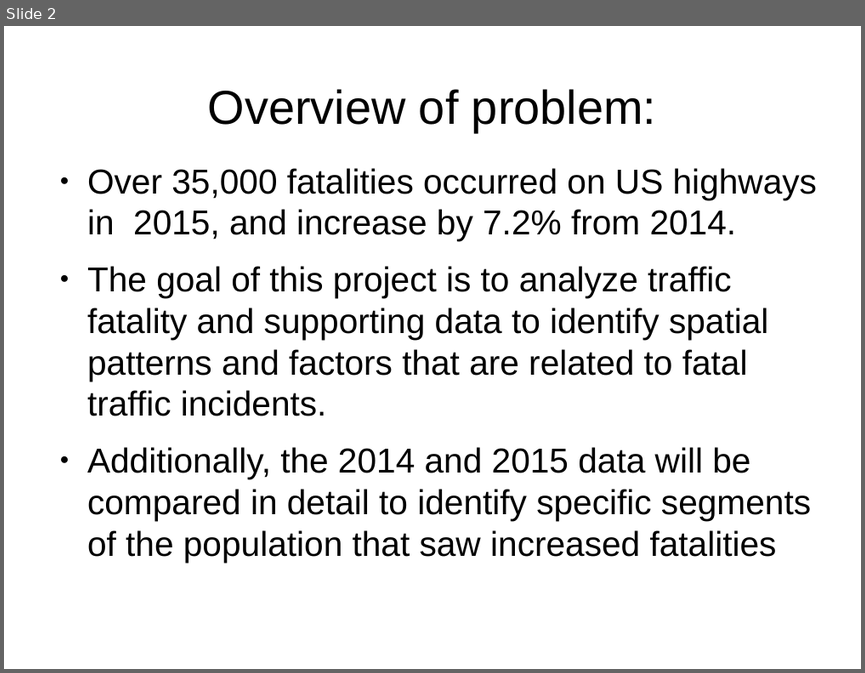
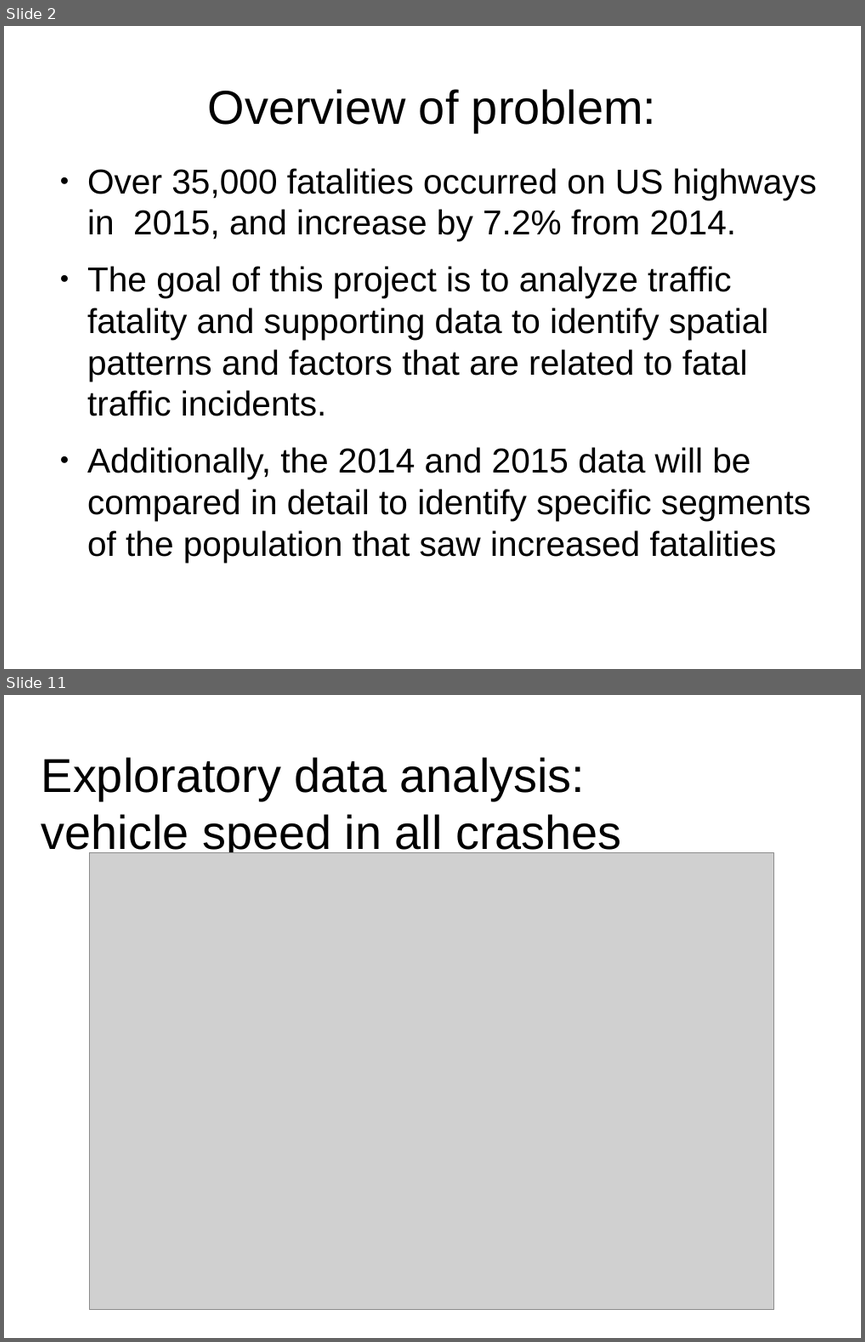
Before and after one commit to rlrognstad/springboard_capstone_1, a slide deck: capstone_I_update_20170725.odp. Shown one above the other, each under a label of ours: slide 2 before the commit, slides 2 and 11 after it; the slides between them are not shown. The pictures are 865x673 and 865x1342 pixels, drawn with LibreOffice and Linux fonts; fonts in the diff are those of the drawing; grey boxes stand for pictures. Boxes give left, top, right and bottom in pixels: in the first picture for what was removed or moved away, otherwise in the second. Text is boxed around its words. In the diff, an @@ line names an element or a change of style, - is before the commit and + after.

```diff
--- a/capstone_I_update_20170725.odp
+++ b/capstone_I_update_20170725.odp
@@ slide 11 added at [4,695,861,1338], background #FFFFFF @@
@@ title added at [41,757,622,857], 44 pt, text #000000 @@
+Exploratory data analysis:
+vehicle speed in all crashes
@@ picture added at [90,853,774,1310] @@
```
Also in this commit, not shown: 3 slides changed, 8 other slides added, 5 other files.
